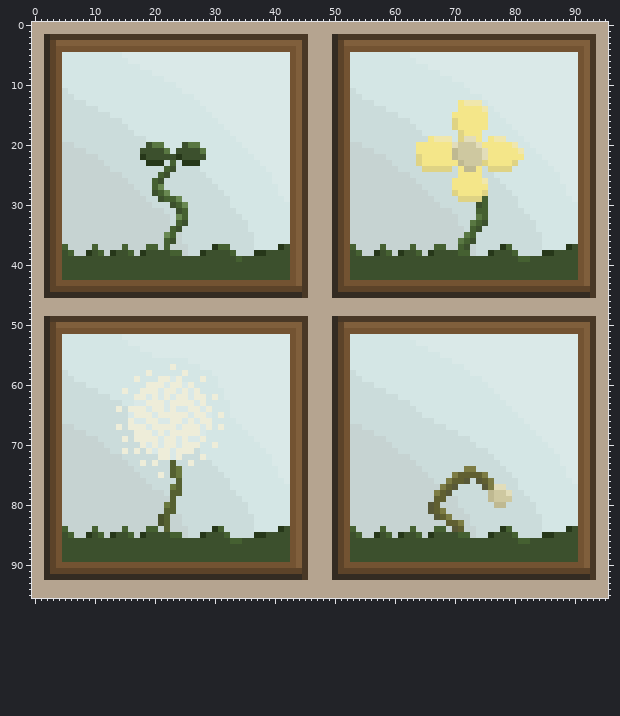
Sprite sheet, stored at assets/paintings.png. Above is the file before it was changed.
The file is 96x96 pixels. Colours within 5 levels of each other are drawn and written as one.
Now the later version:
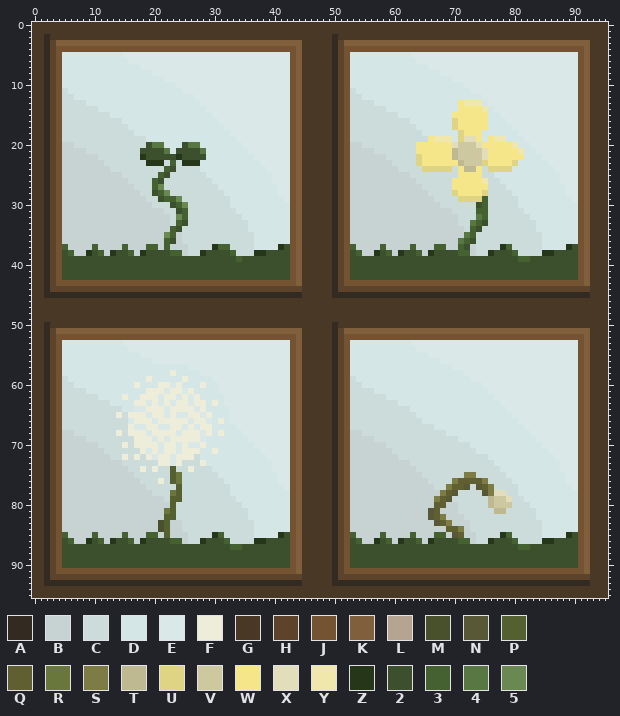
Palette (. is transparent): A #332b22  B #c6d3d2  C #cbdcdb  D #d4e6e5  E #dae9e8  F #eeedd9  G #493826  H #5c4329  J #735332  K #805f3c  L #b5a490  M #48512b  N #585837  P #556031  Q #605f31  R #69773d  S #7d7c44  T #bfb991  U #dfd384  V #cec8a0  W #f4e689  X #e2ddba  Y #f0e7ad  Z #263719  2 #3c502d  3 #456031  4 #597742  5 #698852
From old to new:
Changed rows in their new state; - is an unchanged pixel.
first column x 0:
 0 GGGGGGGGGGGGGGGGGGGGGGGGGGGGGGGGGGGGGGGGGGGGGGGGGGGGGGGGGGGGGGGGGGGGGGGGGGGGGGGGGGGGGGGGGGGGGGGG
 1 GGGGGGGGGGGGGGGGGGGGGGGGGGGGGGGGGGGGGGGGGGGGGGGGGGGGGGGGGGGGGGGGGGGGGGGGGGGGGGGGGGGGGGGGGGGGGGGG
 2 GG--------------------------------------------GGGG--------------------------------------------GG
 3 GG--------------------------------------------GGGG--------------------------------------------GG
 4 GG--------------------------------------------GGGG--------------------------------------------GG
 5 GG--------------------------------------------GGGG--------------------------------------------GG
 6 GG--------------------------------------------GGGG--------------------------------------------GG
 7 GG--------------------------------------------GGGG--------------------------------------------GG
 8 GG--------------------------------------------GGGG--------------------------------------------GG
 9 GG--------------------------------------------GGGG--------------------------------------------GG
10 GG--------------------------------------------GGGG--------------------------------------------GG
11 GG--------------------------------------------GGGG--------------------------------------------GG
12 GG--------------------------------------------GGGG--------------------------------------------GG
13 GG--------------------------------------------GGGG--------------------------------------------GG
14 GG--------------------------------------------GGGG--------------------------------------------GG
15 GG--------------------------------------------GGGG--------------------------------------------GG
16 GG--------------------------------------------GGGG--------------------------------------------GG
17 GG--------------------------------------------GGGG--------------------------------------------GG
18 GG--------------------------------------------GGGG--------------------------------------------GG
19 GG--------------------------------------------GGGG--------------------------------------------GG
20 GG--------------------------------------------GGGG--------------------------------------------GG
21 GG--------------------------------------------GGGG--------------------------------------------GG
22 GG--------------------------------------------GGGG--------------------------------------------GG
23 GG--------------------------------------------GGGG--------------------------------------------GG
24 GG--------------------------------------------GGGG--------------------------------------------GG
25 GG--------------------------------------------GGGG--------------------------------------------GG
26 GG--------------------------------------------GGGG--------------------------------------------GG
27 GG--------------------------------------------GGGG--------------------------------------------GG
28 GG--------------------------------------------GGGG--------------------------------------------GG
29 GG--------------------------------------------GGGG--------------------------------------------GG
30 GG--------------------------------------------GGGG--------------------------------------------GG
31 GG--------------------------------------------GGGG--------------------------------------------GG
32 GG--------------------------------------------GGGG--------------------------------------------GG
33 GG--------------------------------------------GGGG--------------------------------------------GG
34 GG--------------------------------------------GGGG--------------------------------------------GG
35 GG--------------------------------------------GGGG--------------------------------------------GG
36 GG--------------------------------------------GGGG--------------------------------------------GG
37 GG--------------------------------------------GGGG--------------------------------------------GG
38 GG--------------------------------------------GGGG--------------------------------------------GG
39 GG--------------------------------------------GGGG--------------------------------------------GG
40 GG--------------------------------------------GGGG--------------------------------------------GG
41 GG--------------------------------------------GGGG--------------------------------------------GG
42 GG--------------------------------------------GGGG--------------------------------------------GG
43 GG--------------------------------------------GGGG--------------------------------------------GG
44 GG--------------------------------------------GGGG--------------------------------------------GG
45 GG--------------------------------------------GGGG--------------------------------------------GG
46 GGGGGGGGGGGGGGGGGGGGGGGGGGGGGGGGGGGGGGGGGGGGGGGGGGGGGGGGGGGGGGGGGGGGGGGGGGGGGGGGGGGGGGGGGGGGGGGG
47 GGGGGGGGGGGGGGGGGGGGGGGGGGGGGGGGGGGGGGGGGGGGGGGGGGGGGGGGGGGGGGGGGGGGGGGGGGGGGGGGGGGGGGGGGGGGGGGG
48 GGGGGGGGGGGGGGGGGGGGGGGGGGGGGGGGGGGGGGGGGGGGGGGGGGGGGGGGGGGGGGGGGGGGGGGGGGGGGGGGGGGGGGGGGGGGGGGG
49 GGG-------------------------------------------GGGGG-------------------------------------------GG
50 GG-GGGGGGGGGGGGGGGGGGGGGGGGGGGGGGGGGGGGGGGGGG-GGGG-GGGGGGGGGGGGGGGGGGGGGGGGGGGGGGGGGGGGGGGGGG-GG
51 GG--KKKKKKKKKKKKKKKKKKKKKKKKKKKKKKKKKKKKKKKK--GGGG--KKKKKKKKKKKKKKKKKKKKKKKKKKKKKKKKKKKKKKKK--GG
52 GG---JJJJJJJJJJJJJJJJJJJJJJJJJJJJJJJJJJJJJJ---GGGG---JJJJJJJJJJJJJJJJJJJJJJJJJJJJJJJJJJJJJJ---GG
53 GG-------------E------------------------------GGGG-------------E------------------------------GG
54 GG--------------EE----------------------------GGGG--------------EE----------------------------GG
55 GG----------------EE--------------------------GGGG----------------EE--------------------------GG
56 GG------------------EEEEEE--------------------GGGG------------------EE------------------------GG
57 GG---------------------D--EE------------------GGGG--------------------EE----------------------GG
58 GG---D-------------D---F-D--EE----------------GGGG---D------------------E---------------------GG
59 GG----D----------D-F-DDDDF--D-E---------------GGGG----D------------------EE-------------------GG
60 GG-----DD--------F-DD-FE-DD-F-----------------GGGG-----DD------------------E------------------GG
61 GG-------DD----D--D--FE-FEFD---E--------------GGGG-------DD-----------------E-----------------GG
62 GG---------DD--F-D-F---FE---D-D---------------GGGG---------DD----------------E----------------GG
63 GG-----------DD--FFE-EFE--EF--F-E-------------GGGG-----------DD---------------E---------------GG
64 GG------------CDDEEF----FF-EFD----------------GGGG-------------D---------------E--------------GG
65 GG------------F-F--EF-E-EEF-EF-D--------------GGGG--------------D---------------E-------------GG
66 GG--------------EFF-EFF--FEF-E-F-E------------GGGG---------------DD--------------E------------GG
67 GG---CC-------C--EEF-EE-FE-EF--D--E-----------GGGG---CC------------DD-------------E-----------GG
68 GG-----CC-----F-F--EF-F-E----F-F---E----------GGGG-----CC------------DD------------E----------GG
69 GG-------CC----C----EFE-F-FFE-------E---------GGGG-------CC------------DD-----------E---------GG
70 GG---------C---F-F-F------EEF-D------E--------GGGG---------C-------------D-----------E--------GG
71 GG----------C--C-CFEFE-FE--F--F-------E-------GGGG----------C-------------DD----------E-------GG
72 GG-----------CCF-F-FE----FF-D----------E------GGGG-----------CC-------------D----------E------GG
73 GG-------------C--C-CFFEF-C-FD----------------GGGG-------------C-------------D----------------GG
74 GG--------------C-F-F---C-F---D---------E-----GGGG--------------C-------CC----D---------E-----GG
75 GG---------------C---C---------D--------------GGGG---------------C----CCSSCC---D--------------GG
76 GG----------------C--F-PR-------D--------E----GGGG----------------C--CS-QQQSC---D--------E----GG
77 GG-----------------C---C------------------E---GGGG-----------------CCSQQN-NQ-CC-----------E---GG
78 GG------------------CC-R---------D------------GGGG-----------------BSQN----NSXXC-D------------GG
79 GG--------------------C-P---------D-----------GGGG-----------------S-NC--------X--D-----------GG
80 GG--------------------B------------D----------GGGG----------------B-Q-------TVVV---D----------GG
81 GG--------------------R-----------------------GGGG------------------B--C-----TT---------------GG
82 GG-------------------B-PC-----------D---------GGGG----------------NQSB--C-----------D---------GG
83 GG--------------------------------------------GGGG-----------------NQSBB----------------------GG
84 GG---B----B----B---BBM---C----CC---------DD---GGGG---B----B----B---BBQQS-C----CC---------DD---GG
85 GG---3B--B3B-BB3B-B33BPBB---CCZ3C----DDDDZ----GGGG---3B--B3B-BB3B-B33BNQB---CCZ3C----DDDDZ----GG
86 GG----3BBZ-3BZ--3BZ----33BCCZ---3CCCCZZ-------GGGG----3BBZ-3BZ--3BZ----33BCCZ---3CCCCZZ-------GG
87 GG-------------------------------33-----------GGGG-------------------------------33-----------GG
88 GG--------------------------------------------GGGG--------------------------------------------GG
89 GG--------------------------------------------GGGG--------------------------------------------GG
90 GG---22222222222222222222222222222222222222---GGGG---22222222222222222222222222222222222222---GG
91 GG--JJJJJJJJJJJJJJJJJJJJJJJJJJJJJJJJJJJJJJJJK-GGGG--JJJJJJJJJJJJJJJJJJJJJJJJJJJJJJJJJJJJJJJJK-GG
92 GG-HHHHHHHHHHHHHHHHHHHHHHHHHHHHHHHHHHHHHHHHHH-GGGG-HHHHHHHHHHHHHHHHHHHHHHHHHHHHHHHHHHHHHHHHHH-GG
93 GGAAAAAAAAAAAAAAAAAAAAAAAAAAAAAAAAAAAAAAAAAAAGGGGGAAAAAAAAAAAAAAAAAAAAAAAAAAAAAAAAAAAAAAAAAAAGGG
94 GGGGGGGGGGGGGGGGGGGGGGGGGGGGGGGGGGGGGGGGGGGGGGGGGGGGGGGGGGGGGGGGGGGGGGGGGGGGGGGGGGGGGGGGGGGGGGGG
95 GGGGGGGGGGGGGGGGGGGGGGGGGGGGGGGGGGGGGGGGGGGGGGGGGGGGGGGGGGGGGGGGGGGGGGGGGGGGGGGGGGGGGGGGGGGGGGGG
